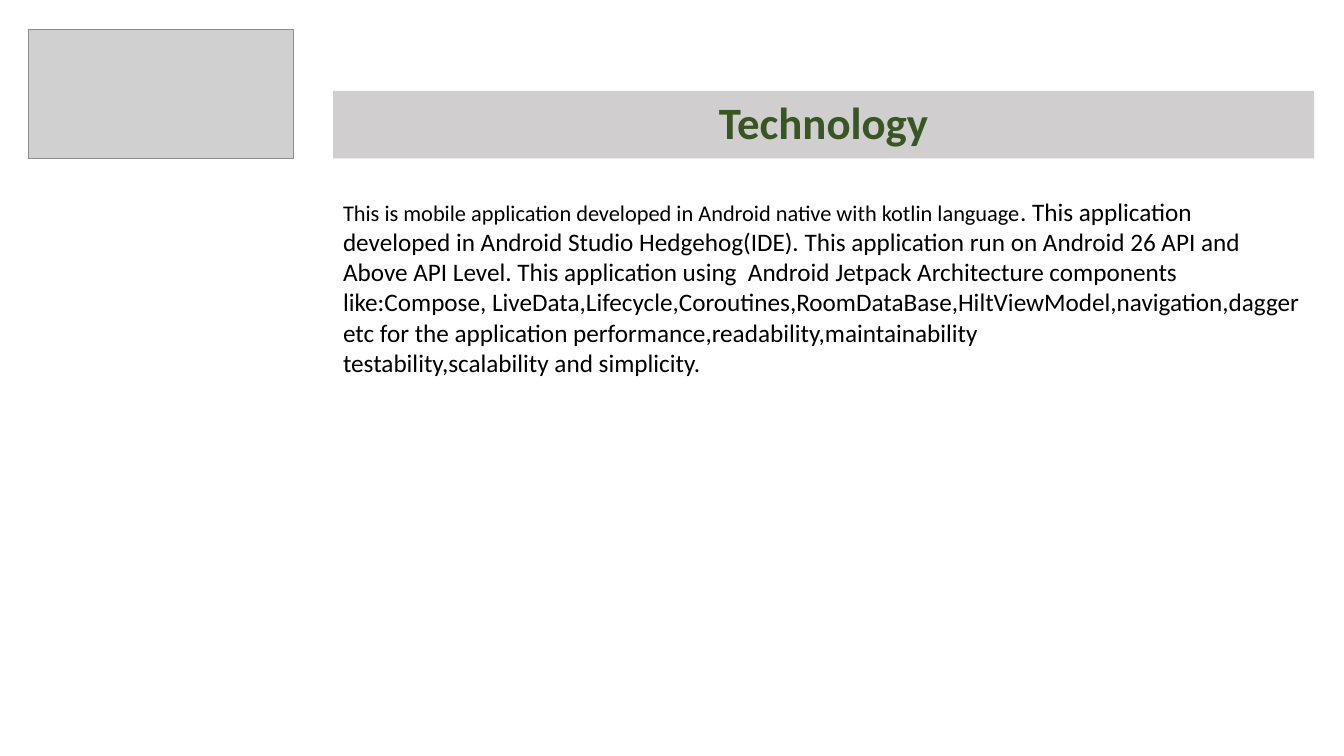
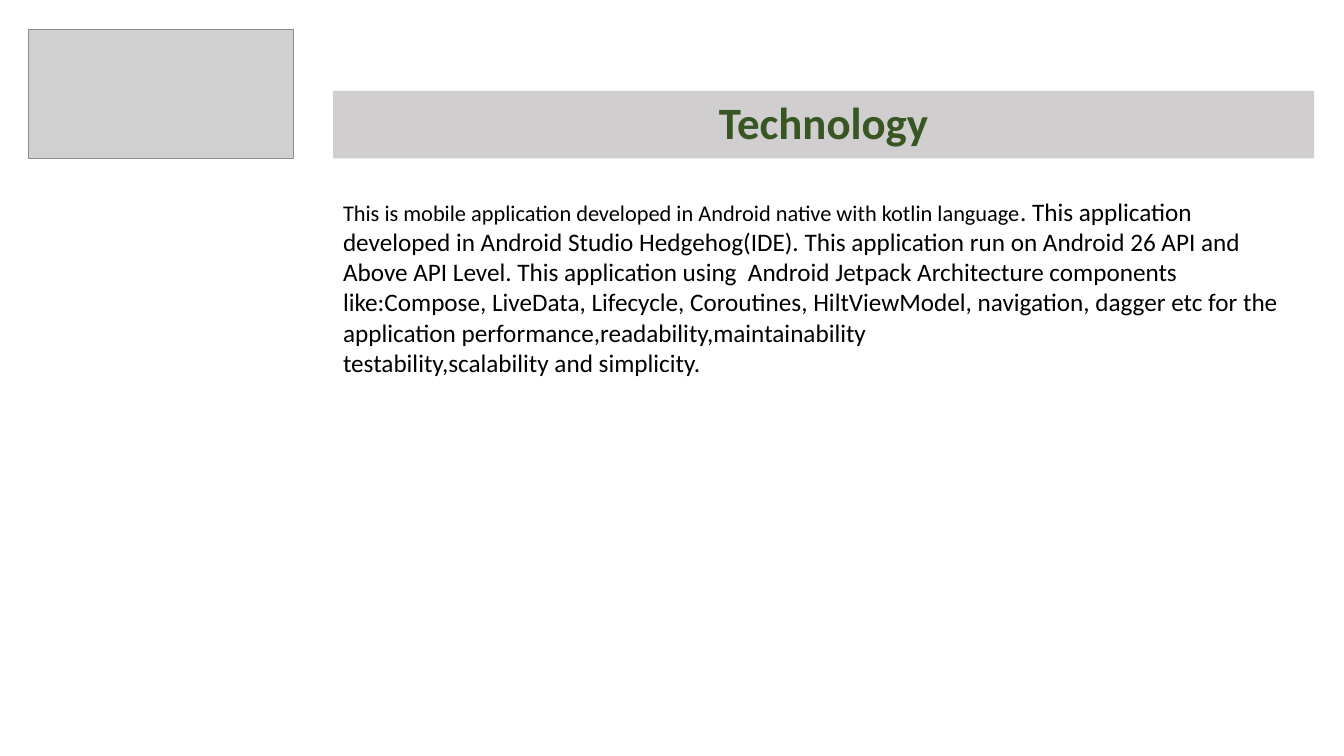
Before and after one commit to sachinsonvane/LBGPocWork, a slide deck: slide 4 of LBGPOC_Manual_Doc.pptx. Drawn at 1344x756 pixels with LibreOffice and Linux fonts; fonts in the diff are those of the drawing; grey boxes stand for pictures. Boxes give left, top, right and bottom in pixels: in the first picture for what was removed or moved away, otherwise in the second. Text is boxed around its words. In the diff, an @@ line names an element or a change of style, - is before the commit and + after.

Commit message:
manual doc changes
manual doc changes

```diff
--- a/LBGPOC_Manual_Doc.pptx
+++ b/LBGPOC_Manual_Doc.pptx
@@ text at <box>343,203,1277,376</box>: text changed @@
-This is mobile application developed in Android native with kotlin language. This application developed in Android Studio Hedgehog(IDE). This application run on Android 26 API and Above API Level. This application using Android Jetpack Architecture components like:Compose, LiveData,Lifecycle,Coroutines,RoomDataBase,HiltViewModel,navigation,dagger etc for the application performance,readability,maintainability
-testability,scalability and simplicity.
+This is mobile application developed in Android native with kotlin language. This application developed in Android Studio Hedgehog(IDE). This application run on Android 26 API and Above API Level. This application using Android Jetpack Architecture components like:Compose, LiveData, Lifecycle, Coroutines, HiltViewModel, navigation, dagger etc for the application performance,readability,maintainability
+testability,scalability and simplicity.
```
